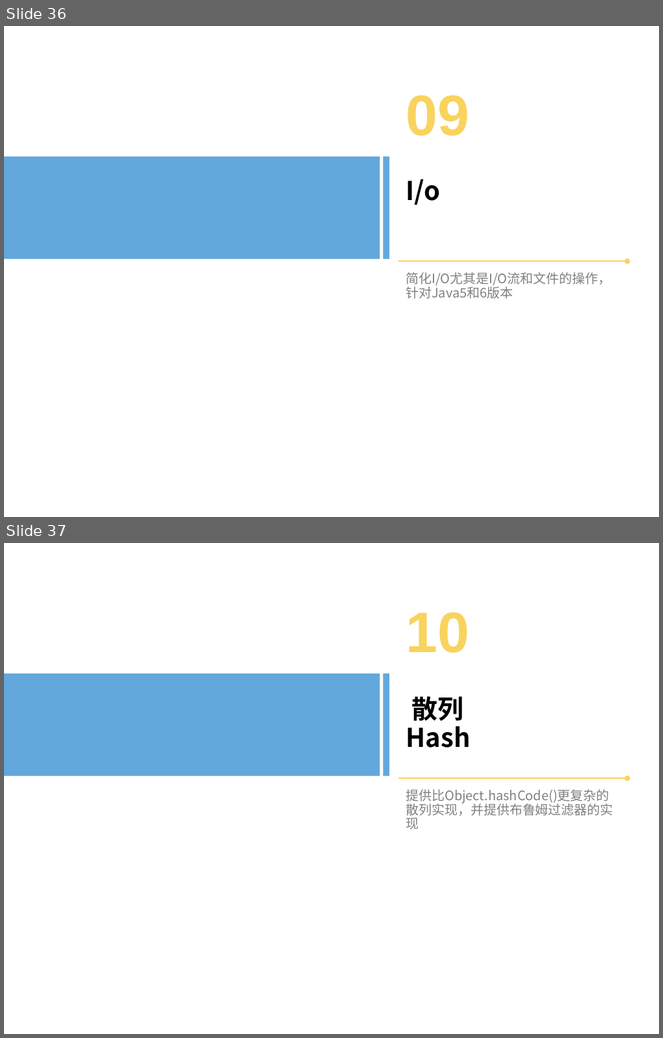
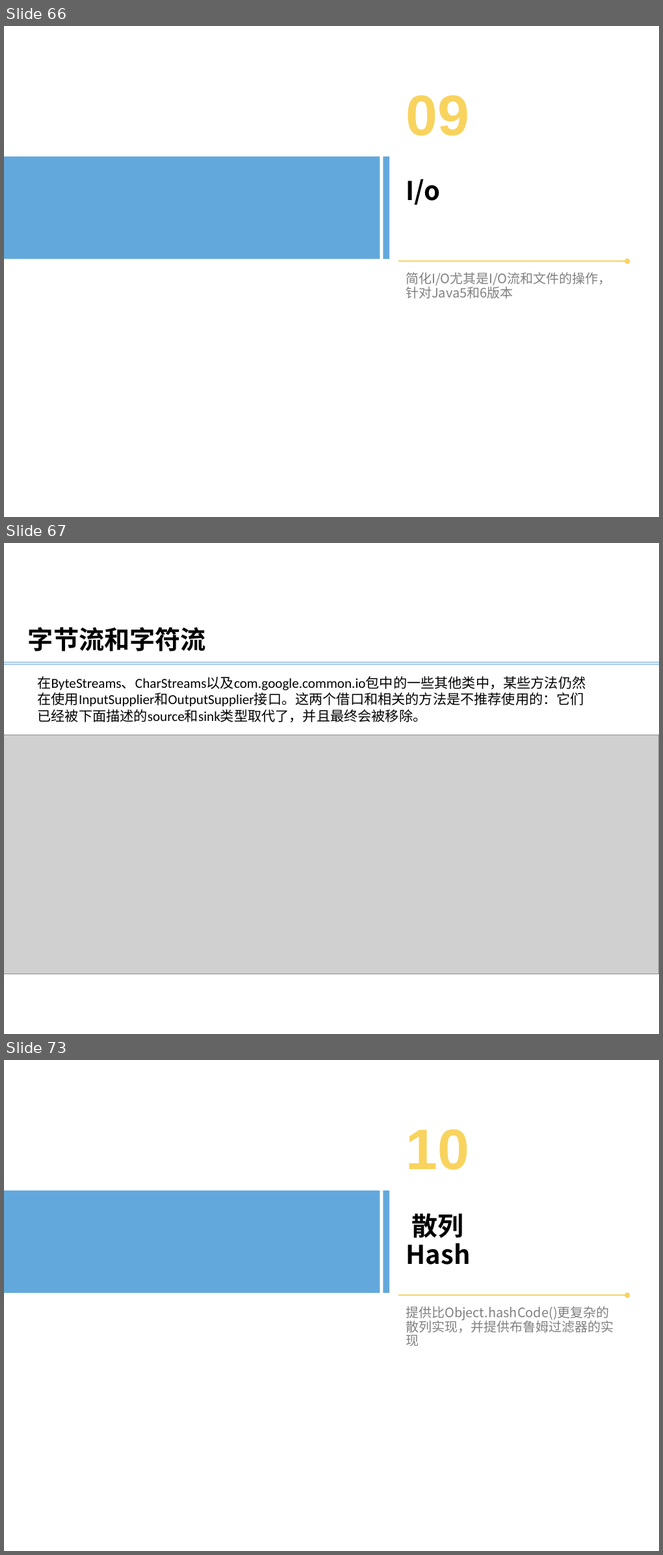
Before and after one commit to bxguo/guava, a slide deck: Guava介绍.pptx. Shown one above the other, each under a label of ours: slides 36 and 37 before the commit, slides 66, 67 and 73 after it; the slides between them are not shown. The pictures are 663x1038 and 663x1555 pixels, drawn with LibreOffice and Linux fonts; fonts in the diff are those of the drawing; grey boxes stand for pictures; background and template pictures are left out. Boxes give left, top, right and bottom in pixels: in the first picture for what was removed or moved away, otherwise in the second. Text is boxed around its words. In the diff, an @@ line names an element or a change of style, - is before the commit and + after.

```diff
--- a/Guava介绍.pptx
+++ b/Guava介绍.pptx
@@ slide 67 added at [4,543,659,1034], background #FFFFFF @@
@@ text added at [28,627,206,652], 28 pt, text #000000, bold @@
+字节流和字符流
@@ line added from (4, 662) to (659, 662), #5B9BD5 0.5 pt @@
@@ line added from (4, 664) to (659, 664), #5B9BD5 0.5 pt @@
@@ text added at [38,676,586,722], 15.1 pt, text #000000 @@
+在ByteStreams、CharStreams以及com.google.common.io包中的一些其他类中，某些方法仍然在使用InputSupplier和OutputSupplier接口。这两个借口和相关的方法是不推荐使用的：它们已经被下面描述的source和sink类型取代了，并且最终会被移除。
@@ picture added at [4,735,659,974] @@
@@ what was slide 36 is now slide 66 @@
@@ what was slide 37 is now slide 73 @@
```
Also in this commit, not shown: 1 slide changed, 35 other slides added, 1 other file.
